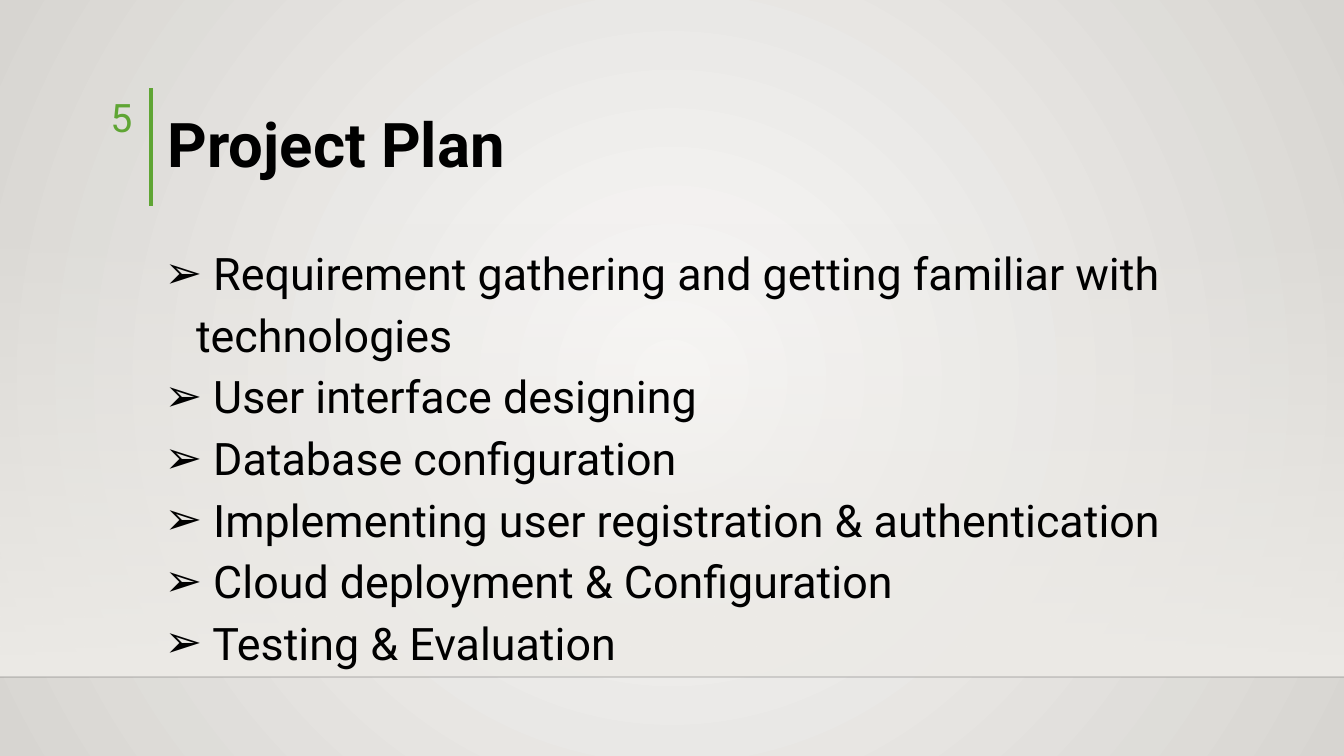
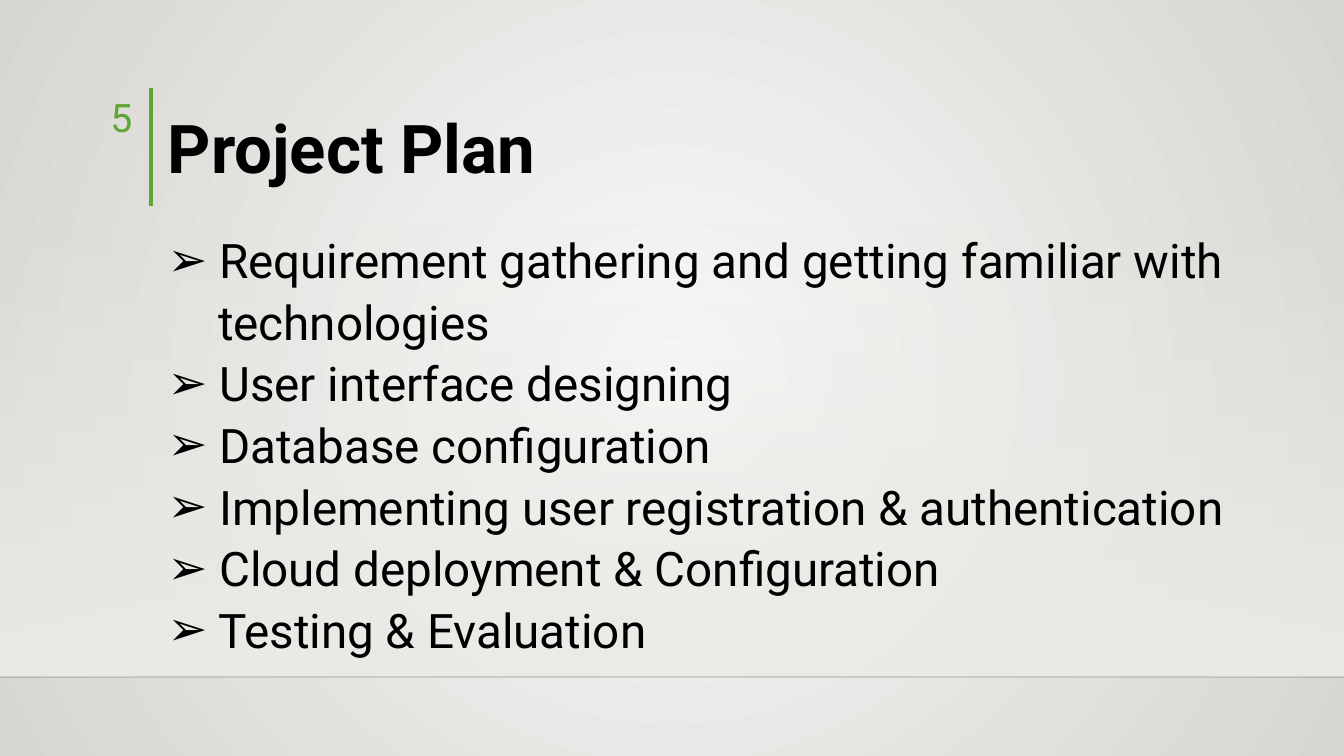
Before and after one commit to hisni/CO227-Project, a slide deck: slide 5 of Presantation/Presentation - Final.pptx. Drawn at 1344x756 pixels with LibreOffice and Linux fonts; fonts in the diff are those of the drawing; background and template pictures are left out. Boxes give left, top, right and bottom in pixels: in the first picture for what was removed or moved away, otherwise in the second. Text is boxed around its words. In the diff, an @@ line names an element or a change of style, - is before the commit and + after.

Commit message:
Presentation edits

```diff
--- a/Presantation/Presentation - Final.pptx
+++ b/Presantation/Presentation - Final.pptx
@@ text "Project Plan" at <box>168,122,535,188</box>: size 44 to 48 pt @@
@@ text "Requirement gathering and getting familiar ...": place and size @@
-text "Requirement gathering and getting familiar ..." at <box>196,256,1160,670</box>
+text "Requirement gathering and getting familiar ..." at <box>218,242,1224,658</box>
@@ text at <box>218,242,1223,350</box>: text changed; size 32 to 34 pt @@
-➢ Requirement gathering and getting familiar with technologies
+➢ Requirement gathering and getting familiar with
+technologies
@@ text at <box>218,365,1224,658</box>: size 32 to 34 pt in "User interface designing", "Database configuration", "Implementing user registration & authentication", "Cloud deployment & Configuration" and 1 more places @@
```
Also in this commit, not shown: 7 other slides changed.
